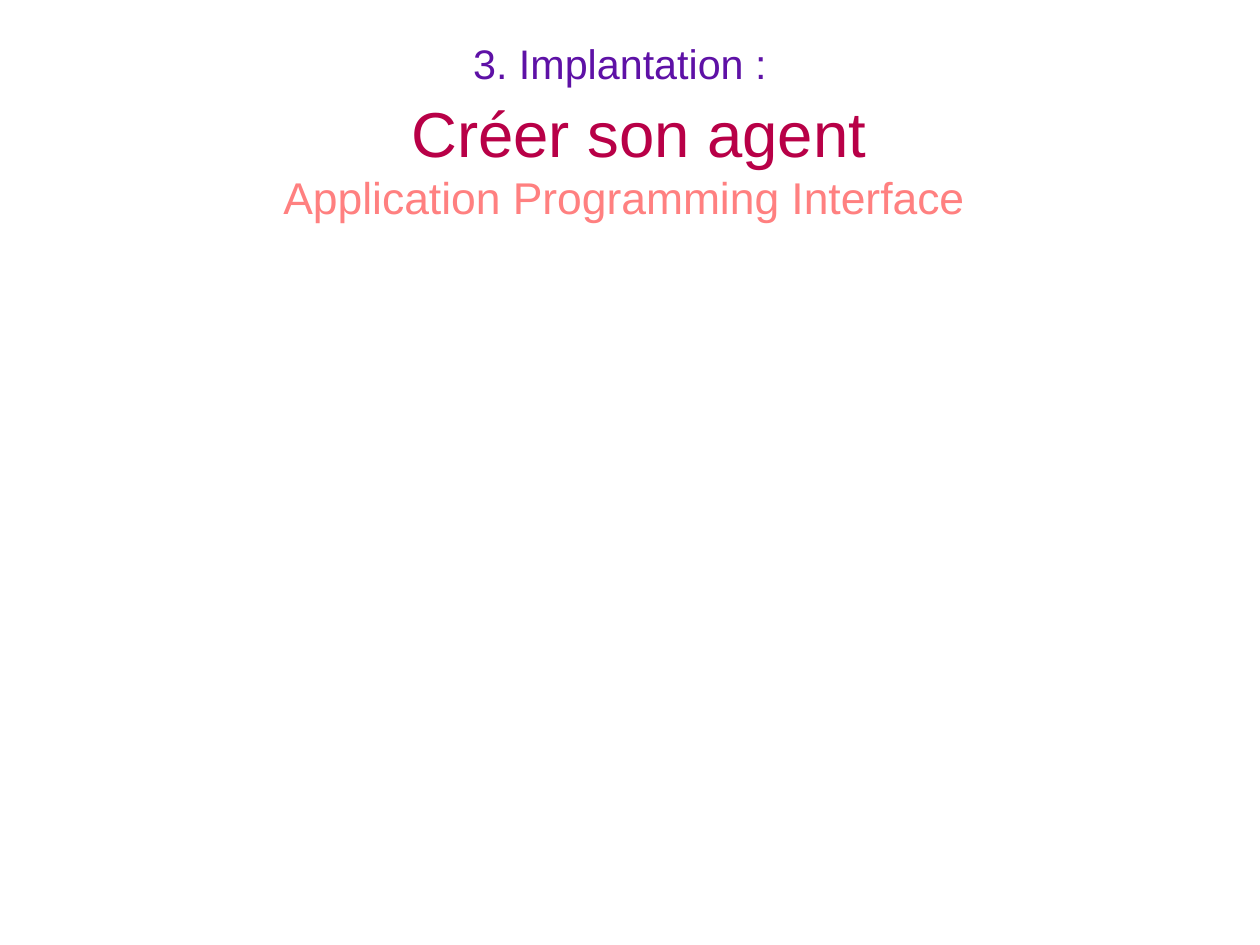
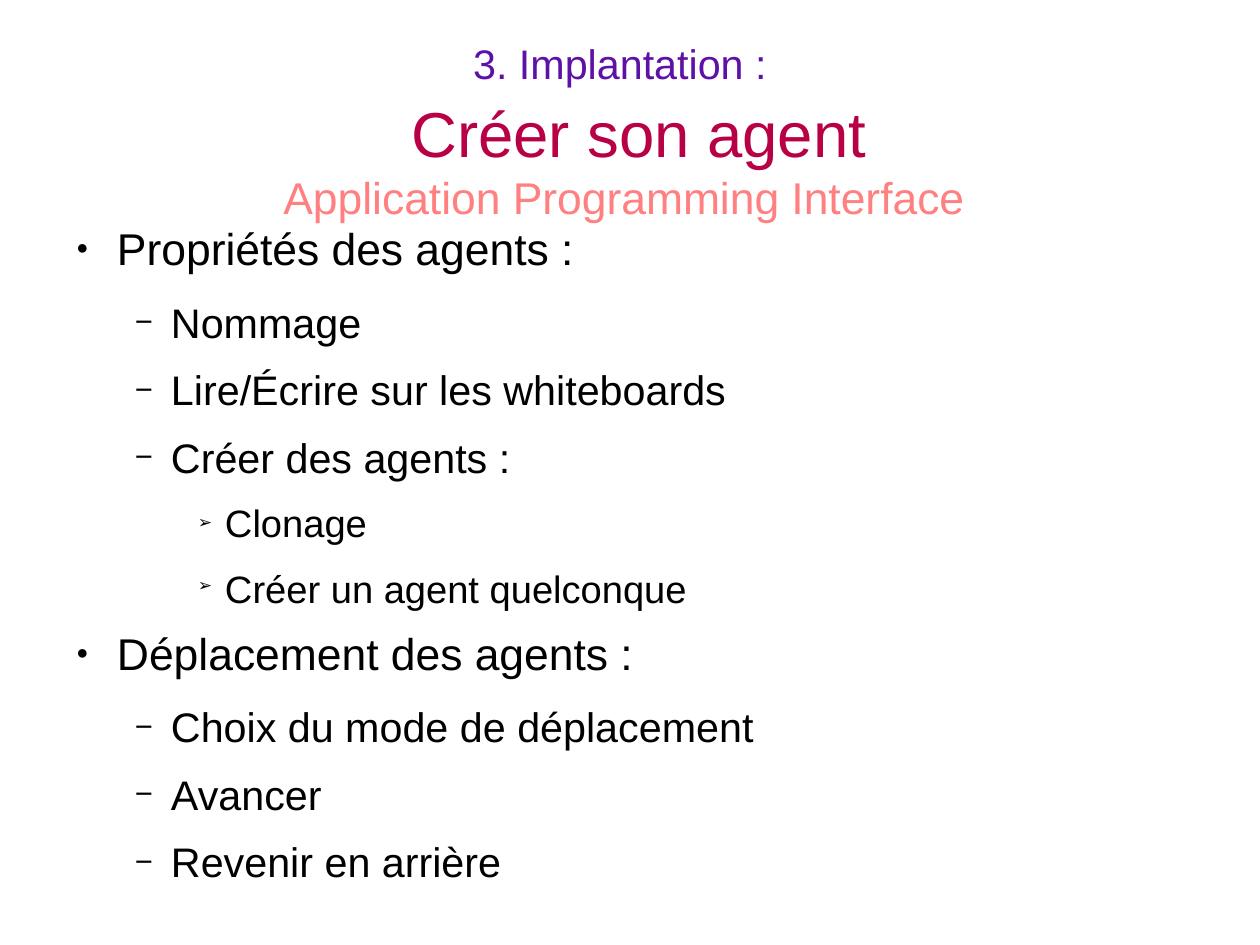
Before and after one commit to BackupTheBerlios/visidia-svn, a slide deck: slide 18 of trunk/doc/soutenance/soutenance.odp. Drawn at 1260x945 pixels with LibreOffice and Linux fonts; fonts in the diff are those of the drawing. Boxes give left, top, right and bottom in pixels: in the first picture for what was removed or moved away, otherwise in the second. Text is boxed around its words. In the diff, an @@ line names an element or a change of style, - is before the commit and + after.

```diff
--- a/trunk/doc/soutenance/soutenance.odp
+++ b/trunk/doc/soutenance/soutenance.odp
@@ text added at bbox=[117, 232, 753, 878], 26 pt, text #000000 @@
+● Propriétés des agents :
+  − Nommage
+  − Lire/Écrire sur les whiteboards
+  − Créer des agents :
+    ➢ Clonage
+    ➢ Créer un agent quelconque
+● Déplacement des agents :
+  − Choix du mode de déplacement
+  − Avancer
+  − Revenir en arrière
```
Also in this commit, not shown: 1 other slide changed.
